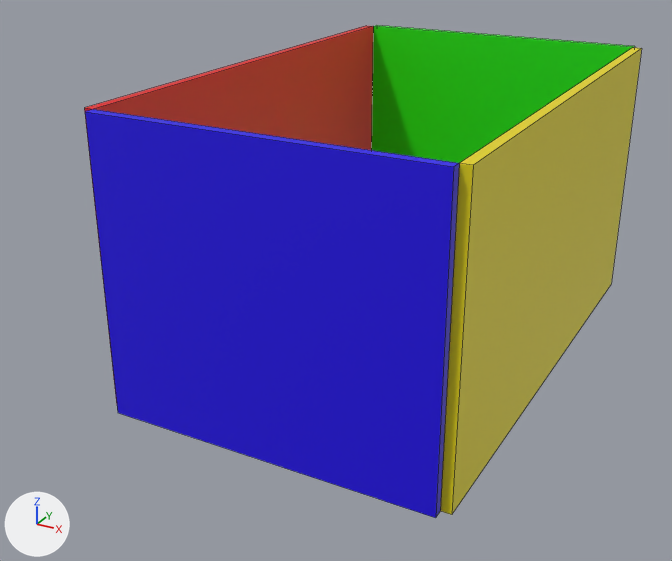
One commit to the Blender file roomModel/room.blend: the scene before it, then after it.
Both versions are drawn from a camera (50 mm lens) standing at (3.8, -8.95, 4.02) and looking at (-0.52, -1.1, 0.1). Lighting does not change. The marker at lower left points along +X, +Y and +Z. The picture after the commit comes second. Mesh edges are drawn as thin lines.

Names of what the first picture shows: 'wall_front', 'wall_left', 'wall_rear', 'wall_right'.
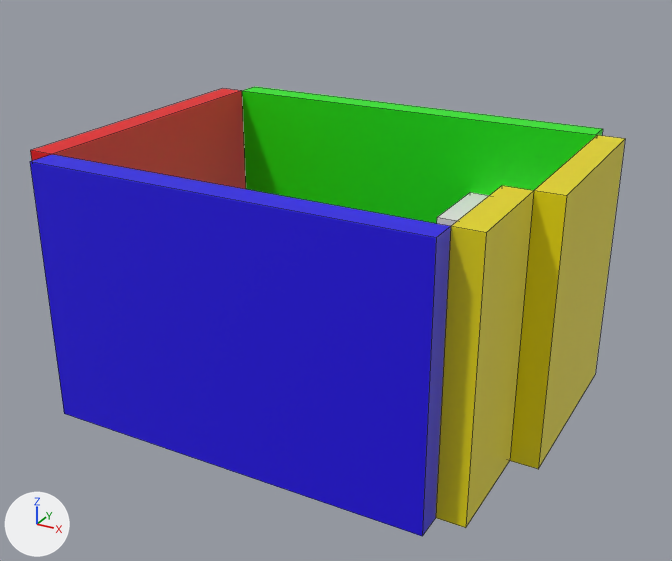
Where the newer file only moved an object's origin or applied its transform, the numbers keep the older frame.

What differs and where, as boxes (x1, y1, x2, y2) in the pictures (672 x 561 px):
'wall_left', reshaped (13% wider, 7% shorter)
    before: (85, 109, 459, 518)
    after: (30, 154, 451, 536)
'wall_front', moved, rescaled, turned
    before: (440, 48, 642, 515)
    after: (436, 186, 534, 528)
'wall_right', moved, rescaled, turned
    before: (371, 25, 635, 163)
    after: (242, 87, 603, 224)
'wall_rear', reshaped
    before: (84, 26, 373, 403)
    after: (30, 88, 246, 189)
'wall_front.001', added (yellow)
    after: (510, 135, 625, 469)
'phone_camera', added
    after: (437, 192, 489, 226)

What changed in the scene script:
```text
Change me_cube_003:
    used by ob_wall_front; location = (-2.12, -1.15, 0.0); rotation_euler = (0.0, 0.0, 1.571), in degrees (0, 0, 90); scale = (1.28, -0.0385, 1.28)
    remove me_cube_003.from_pydata(...)  # 8 vertices, 6 faces; spans x -1.52..2.57, y 95.48..98.05, z -0.58..1.7
    add me_cube_003.from_pydata(...)  # 8 vertices, 6 faces; spans x -2.05..2.05, y -1.29..1.29, z -1.14..1.14
    me_cube_003 part 3: the whole mesh is moved by (-0.52, -96.77, -0.56)
Change me_cube_005:
    used by ob_wall_rear; location = (-2.12, -1.15, 0.0); rotation_euler = (0.0, 0.0, 1.571), in degrees (0, 0, 90); scale = (1.28, -0.0385, 1.28)
    remove me_cube_005.from_pydata(...)  # 8 vertices, 6 faces; spans x -1.52..2.57, y 7.01..9.58, z -0.58..1.7
    add me_cube_005.from_pydata(...)  # 8 vertices, 6 faces; spans x -1.6..0.7, y -8.62..-1.87, z -0.58..1.37
    me_cube_005 part 1
    me_cube_005.vertices[0].co: (2.57, 7.01, 1.7) -> (0.7, -1.87, 1.37)  # pixel (366, 25) -> pixel (241, 90)
    me_cube_005.vertices[1].co: (2.57, 7.01, -0.58) -> (0.7, -1.87, -0.58)
    me_cube_005.vertices[2].co: (-1.52, 7.01, 1.7) -> (0.7, -8.62, 1.37)  # pixel (84, 107) -> pixel (222, 88)
    me_cube_005.vertices[3].co: (-1.52, 7.01, -0.58) -> (0.7, -8.62, -0.58)  # pixel (116, 405) -> not seen
    me_cube_005.vertices[4].co: (2.57, 9.58, 1.7) -> (-1.6, -1.87, 1.37)  # pixel (373, 26) -> pixel (51, 154)
    me_cube_005.vertices[5].co: (2.57, 9.58, -0.58) -> (-1.6, -1.87, -0.58)
    me_cube_005.vertices[6].co: (-1.52, 9.58, 1.7) -> (-1.6, -8.62, 1.37)  # pixel (93, 109) -> pixel (30, 150)
    me_cube_005.vertices[7].co: (-1.52, 9.58, -0.58) -> (-1.6, -8.62, -0.58)
Change me_cube_006:
    used by ob_wall_left; location = (-2.12, -1.15, 0.0); rotation_euler = (0.0, 0.0, 1.571), in degrees (0, 0, 90); scale = (1.28, -0.0385, 1.28)
    remove me_cube_006.from_pydata(...)  # 8 vertices, 6 faces; spans x -1.6..-1.5, y 9.6..95.5, z -0.6..1.7
    add me_cube_006.from_pydata(...)  # 8 vertices, 6 faces; spans x -1.8..-1.6, y -1.9..95.5, z -0.6..1.4
    me_cube_006 part 2
    me_cube_006.vertices[0].co: (-1.5, 9.6, 1.7) -> (-1.6, 95.5, 1.4)  # pixel (93, 109) -> pixel (450, 226)
    me_cube_006.vertices[1].co: (-1.5, 9.6, -0.6) -> (-1.6, 95.5, -0.6)  # not seen -> pixel (435, 517)
    me_cube_006.vertices[2].co: (-1.6, 9.6, 1.7) -> (-1.6, -1.9, 1.4)  # pixel (84, 111) -> pixel (51, 154)
    me_cube_006.vertices[3].co: (-1.6, 9.6, -0.6) -> (-1.6, -1.9, -0.6)  # pixel (117, 412) -> not seen
    me_cube_006.vertices[4].co: (-1.5, 95.5, 1.7) -> (-1.8, 95.5, 1.4)  # pixel (459, 163) -> pixel (436, 237)
    me_cube_006.vertices[5].co: (-1.5, 95.5, -0.6) -> (-1.8, 95.5, -0.6)  # pixel (440, 511) -> pixel (422, 536)
    me_cube_006.vertices[6].co: (-1.6, 95.5, 1.7) -> (-1.8, -1.9, 1.4)  # pixel (453, 166) -> pixel (29, 161)
    me_cube_006.vertices[7].co: (-1.6, 95.5, -0.6) -> (-1.8, -1.9, -0.6)  # pixel (435, 517) -> pixel (64, 413)
Change ob_wall_front:
    ob_wall_front.rotation_euler: (0.0, 0.0, 1.571) -> (0.0, 0.0, 0.0)  # degrees (0, 0, 90) -> degrees (0, 0, 0)
    ob_wall_front.location: (-2.12, -1.15, 0.0) -> (1.69, -2.68, 0.51)
    ob_wall_front.scale: (1.28, -0.0385, 1.28) -> (0.0635, 0.407, 1.1)
Change ob_wall_right:
    ob_wall_right.rotation_euler: (0.0, 0.0, 1.571) -> (0.0, 0.0, 0.0)  # degrees (0, 0, 90) -> degrees (0, 0, 0)
    ob_wall_right.location: (-2.12, -1.15, 0.0) -> (-135.25, 0.03, -0.11)
    ob_wall_right.scale: (1.28, -0.0385, 1.28) -> (51.7, -0.00303, 1.1)
Add ob_wall_front_001:
    ob_wall_front_001 = bpy.data.objects.new('wall_front.001', me_cube_001)  # a box spanning x -2.05..2.05, y -1.29..1.29, z -1.14..1.14; in mat_material_007 (yellow #e7d900)
    ob_wall_front_001.location = (1.95, -1.21, 0.51)
    ob_wall_front_001.scale = (0.0635, 0.737, 1.1)
Add ob_phone_camera:
    ob_phone_camera = bpy.data.objects.new('phone_camera', me_cube)  # a box spanning x -1.0..1.0, y -1.0..1.0, z -1.0..1.0
    ob_phone_camera.location = (1.21, -0.69, 0.9)
    ob_phone_camera.scale = (0.61, 0.43, 0.1)
```
